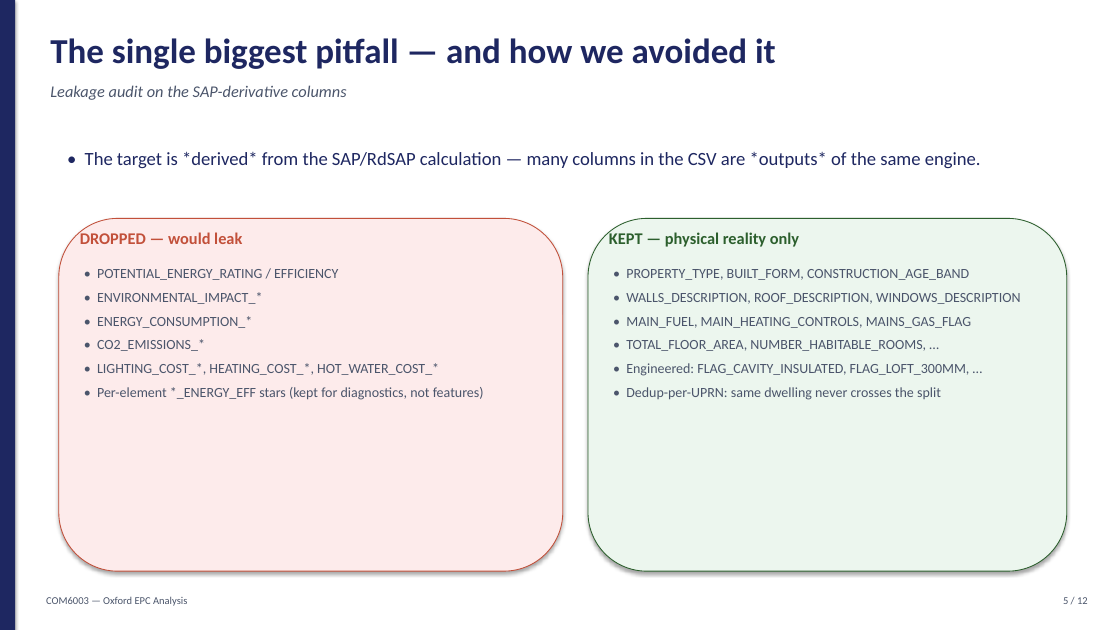
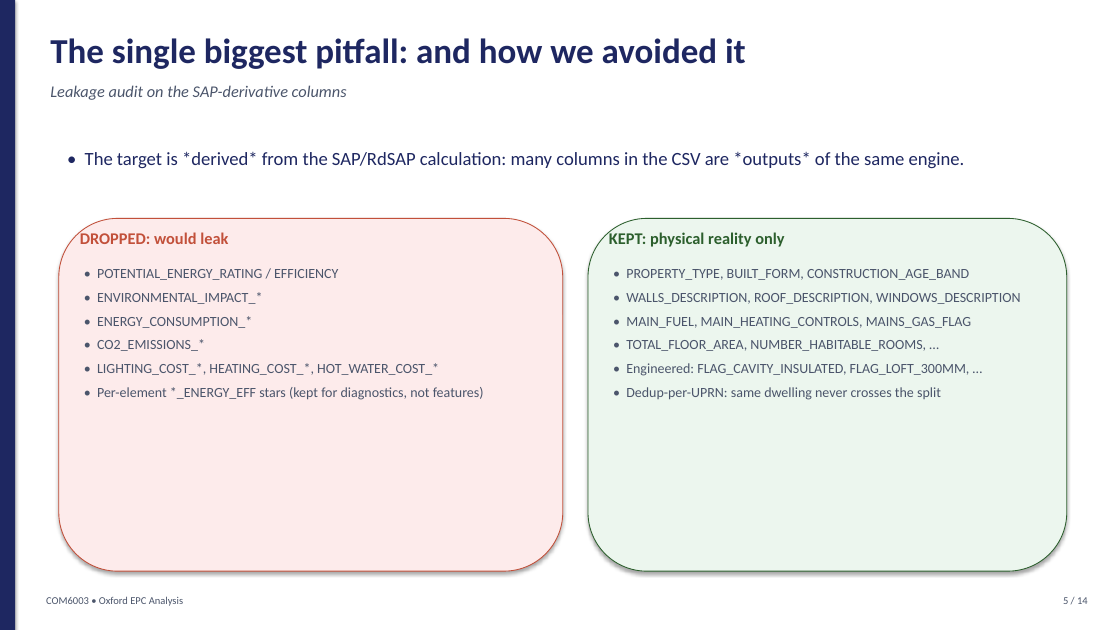
Before and after one commit to parsecsion/oxford-epc, a slide deck: slide 5 of presentation/COM6003_Oxford_Presentation.pptx. Drawn at 1120x630 pixels with LibreOffice and Linux fonts; fonts in the diff are those of the drawing. Boxes give left, top, right and bottom in pixels: in the first picture for what was removed or moved away, otherwise in the second. Text is boxed around its words. In the diff, an @@ line names an element or a change of style, - is before the commit and + after.

```diff
--- a/presentation/COM6003_Oxford_Presentation.pptx
+++ b/presentation/COM6003_Oxford_Presentation.pptx
@@ text at <box>50,38,746,69</box>: text changed @@
-The single biggest pitfall — and how we avoided it
+The single biggest pitfall: and how we avoided it
@@ text at <box>85,152,965,168</box>: text changed @@
-• The target is *derived* from the SAP/RdSAP calculation — many columns in the CSV are *outputs* of the same engine.
+• The target is *derived* from the SAP/RdSAP calculation: many columns in the CSV are *outputs* of the same engine.
@@ text at <box>80,231,228,244</box>: text changed @@
-DROPPED — would leak
+DROPPED: would leak
@@ text at <box>609,231,784,247</box>: text changed @@
-KEPT — physical reality only
+KEPT: physical reality only
@@ text at <box>46,596,183,606</box>: text changed @@
-COM6003 — Oxford EPC Analysis
+COM6003 • Oxford EPC Analysis
@@ text at <box>1063,597,1088,604</box>: text changed @@
-5 / 12
+5 / 14
```
Also in this commit, not shown: 11 other slides changed, 2 slides added, 4 other files.
